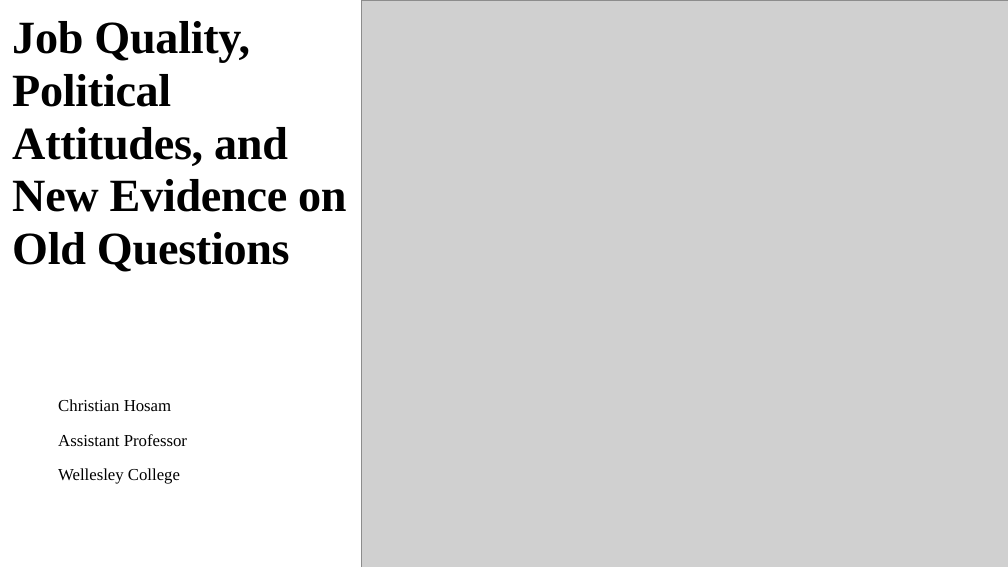
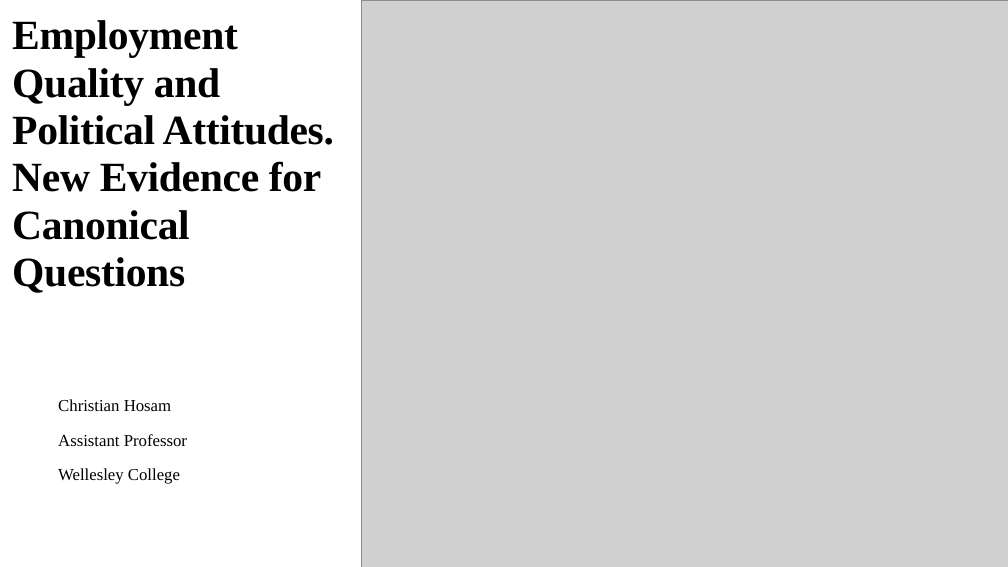
Before and after one commit to chosam2322/Precariat_Politics, a slide deck: slide 1 of Harvard_RaceWorkshop_amended.pptx. Drawn at 1008x567 pixels with LibreOffice and Linux fonts; fonts in the diff are those of the drawing; grey boxes stand for pictures. Boxes give left, top, right and bottom in pixels: in the first picture for what was removed or moved away, otherwise in the second. Text is boxed around its words. In the diff, an @@ line names an element or a change of style, - is before the commit and + after.

```diff
--- a/Harvard_RaceWorkshop_amended.pptx
+++ b/Harvard_RaceWorkshop_amended.pptx
@@ title at [12, 20, 334, 293]: text changed; size 44 to 39.6 pt @@
-Job Quality, Political Attitudes, and New Evidence on Old Questions
+Employment Quality and Political Attitudes. New Evidence for Canonical Questions
```
Also in this commit, not shown: 7 other slides changed, 11 slides added, 5 slides removed, 12 other files.
